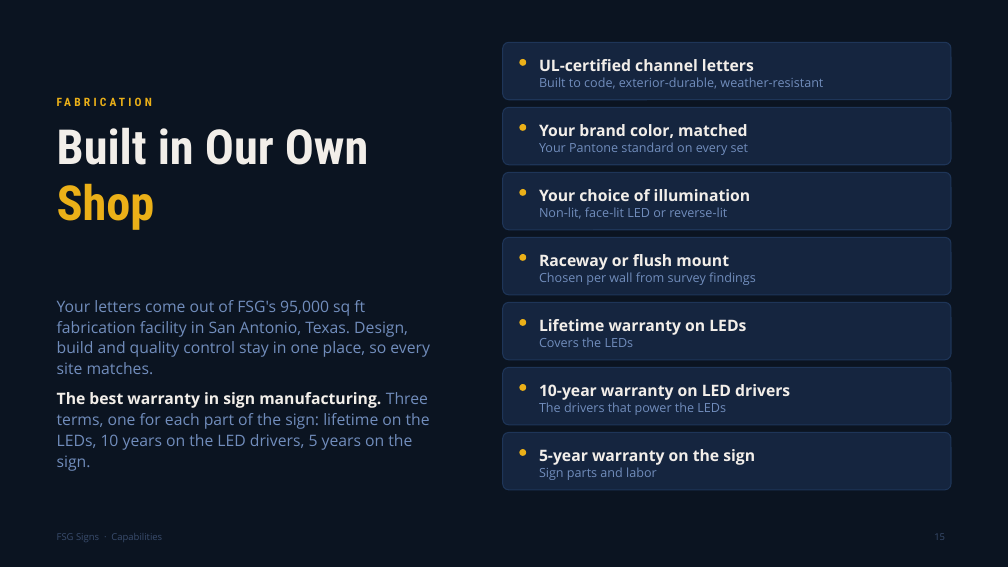
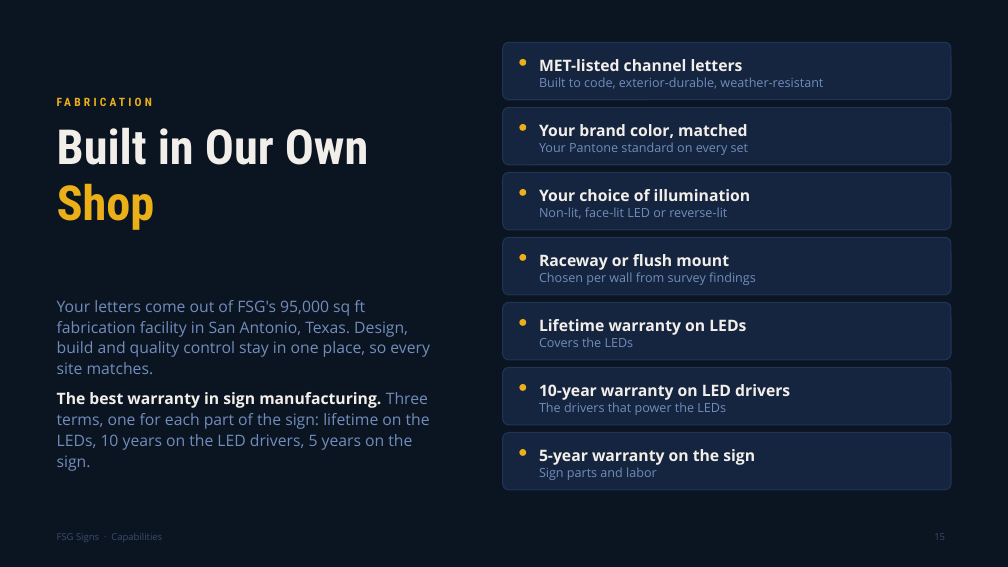
Before and after one commit to bobbyggraham/growth-hub, a slide deck: slide 15 of assets/signs/FSG_Signs_Capabilities_Deck.pptx. Drawn at 1008x567 pixels with LibreOffice and Linux fonts; fonts in the diff are those of the drawing. Boxes give left, top, right and bottom in pixels: in the first picture for what was removed or moved away, otherwise in the second. Text is boxed around its words. In the diff, an @@ line names an element or a change of style, - is before the commit and + after.

```diff
--- a/assets/signs/FSG_Signs_Capabilities_Deck.pptx
+++ b/assets/signs/FSG_Signs_Capabilities_Deck.pptx
@@ text at box(539, 59, 743, 71): text changed @@
-UL-certified channel letters
+MET-listed channel letters
```
Also in this commit, not shown: 2 other files.
